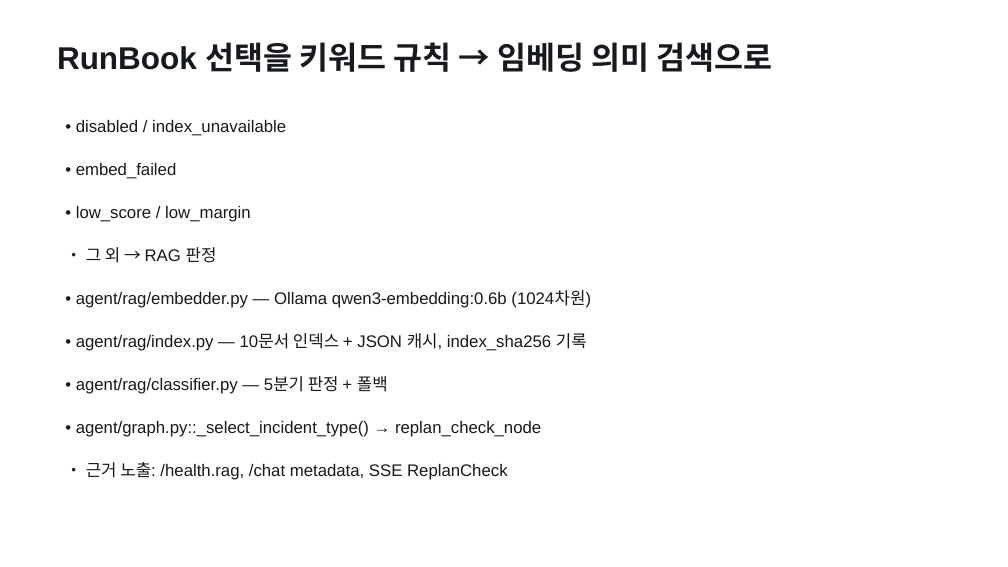
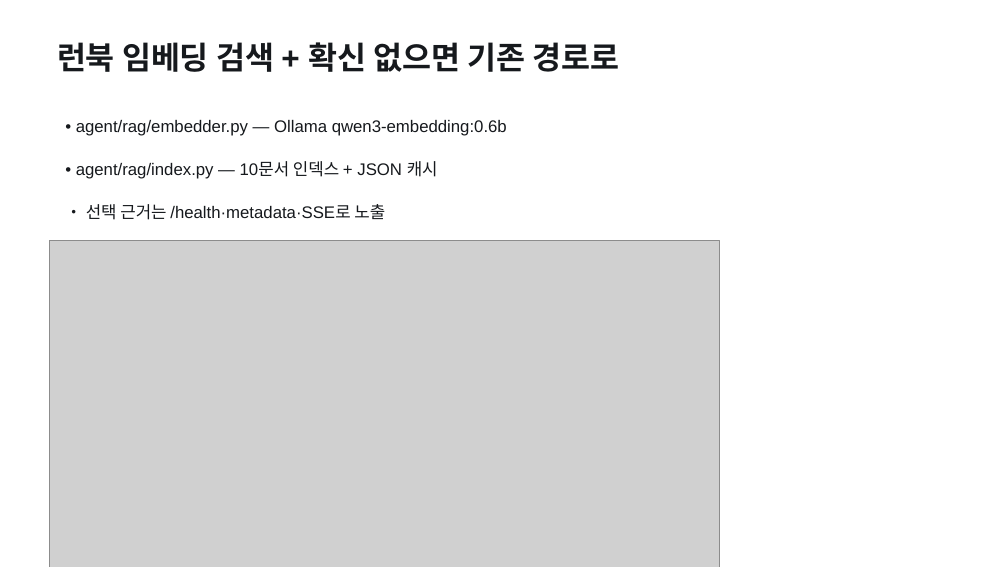
Before and after one commit to pigpgw/skala-ai-service-mini, a slide deck: slide 5 of doc/reports/presentation.pptx (slide 4 before the commit). Drawn at 1008x567 pixels with LibreOffice and Linux fonts; fonts in the diff are those of the drawing; grey boxes stand for pictures. Boxes give left, top, right and bottom in pixels: in the first picture for what was removed or moved away, otherwise in the second. Text is boxed around its words. In the diff, an @@ line names an element or a change of style, - is before the commit and + after.

Commit message:
docs(reports): 교수님 지정 형식으로 재구성 — 보고서 5개 절, 5분(2분+3분) 발표, 캡처 5장
교수님 안내(보고서 작성 방법 · 발표 방법)에 맞춰 산출물을 다시 짰다.

보고서 (doc/reports/result_report.md) — 지정 형식으로 재구성
- 머리말에 번호·성함 기재 (79번 박건우 / G079 · 광주 3반)
- 1. 진행 사항 소개 — 선택 과제 + 추가·수정한 task 4개(RAG 판정 / 라우팅 / 데이터 / 평가 하네스)
- 2. 사용한 기술 요소 — Multi-Agent·MCP·RAG·의존성 주입·LangSmith·모듈화·단위 테스트 표
  + 기능 개선 부분과 추가 사항 + 화면 캡처
- 3. 선택 사항 — 같은 입력 Before/After 실측(정확도·macro-F1·E2E·회귀·지연·비용·retry·커버리지)
- 4. 느낀 점 / 이후에 반영하고 싶은 것

발표자료 (doc/reports/presentation.html) — 10장 → 7장, 5분(2분+3분)
- 2분: 무엇을 고쳤나(4축) → 결과(수치 + 캡처)
- 3분: Agent Graph 구성(아키텍처 캡처) → RAG 코드(게이트 + SSE 근거 캡처) → MCP 코드
- 캡처 3장(아키텍처·RAG 근거·Before/After 수치)을 슬라이드에 삽입

캡처 (필수 항목 충족, doc/reports/images/)
- 01_chat_final_screen.jpg — 최종 실행 화면(현재 빌드로 재캡처)
- 02_chat_new_incident_type.jpg — 신규 유형 queue-backlog
- 03_screen_rag_evidence.jpg — 기능 개선 화면(SSE 원본: classifier_source=rag, score 0.6452)
- 04_screen_before_after.jpg — Before/After 수치 화면(원본 JSON에서 생성, 수치 자체 검증)
- 05_architecture_graph.jpg — Agent Graph·MCP·RAG 구성도

도구·문서
- doc/tools/build_captures.py (신규) — 원본에서 캡처 화면 HTML 생성(수치 원본 일치 검증 포함)
- doc/tools/build_pptx.py — PPTX에 이미지 포함(캡처 필수 대응)
- doc/reports/presentation_outline.md — 5분 시간 배분·슬라이드별 말할 말·예상 질문·리허설 체크리스트
- doc/reports/spreadsheet_input.md — 교수님 지정 4개 절 형식의 스프레드시트 본문
- doc/reports/index.md · doc/evaluation-checklist.md — 산출물 색인·상태 갱신

검증: pytest 65개 통과 · 수치 일치 검사 15/15 · PDF 682KB(보고서)/1012KB(발표) 1MB 이내

```diff
--- a/doc/reports/presentation.pptx
+++ b/doc/reports/presentation.pptx
@@ text at (x1=57, y1=42, x2=620, y2=72): text changed @@
-RunBook 선택을 키워드 규칙 → 임베딩 의미 검색으로
+런북 임베딩 검색 + 확신 없으면 기존 경로로
@@ text at (x1=76, y1=120, x2=507, y2=136): text changed @@
-• agent/rag/embedder.py — Ollama qwen3-embedding:0.6b (1024차원)
+• agent/rag/embedder.py — Ollama qwen3-embedding:0.6b
@@ text removed at (x1=76, y1=120, x2=286, y2=136) @@
-• disabled / index_unavailable
@@ text at (x1=76, y1=161, x2=438, y2=179): text changed @@
-• agent/rag/index.py — 10문서 인덱스 + JSON 캐시, index_sha256 기록
+• agent/rag/index.py — 10문서 인덱스 + JSON 캐시
@@ text removed at (x1=76, y1=163, x2=177, y2=179) @@
-• embed_failed
@@ text at (x1=86, y1=204, x2=385, y2=220): text changed @@
-• low_score / low_margin
+• 선택 근거는 /health·metadata·SSE로 노출
@@ picture added at (x1=50, y1=240, x2=721, y2=567) @@
@@ text removed at (x1=86, y1=247, x2=217, y2=263) @@
-• 그 외 → RAG 판정
@@ text removed at (x1=76, y1=376, x2=388, y2=394) @@
-• agent/rag/classifier.py — 5분기 판정 + 폴백
@@ text removed at (x1=76, y1=421, x2=541, y2=437) @@
-• agent/graph.py::_select_incident_type() → replan_check_node
@@ text removed at (x1=86, y1=462, x2=508, y2=480) @@
-• 근거 노출: /health.rag, /chat metadata, SSE ReplanCheck
```
Also in this commit, not shown: 2 other slides changed, 3 slides added, 6 slides removed, 21 other files.
